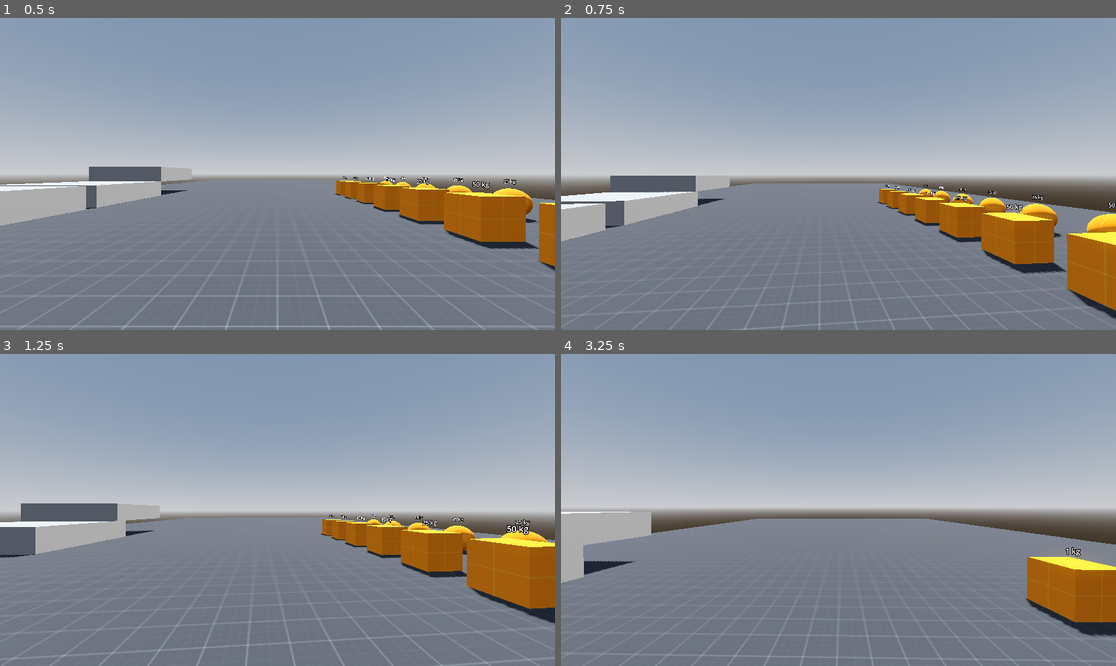
Above: before the commit, frames 1-4 (two rows, left to right).
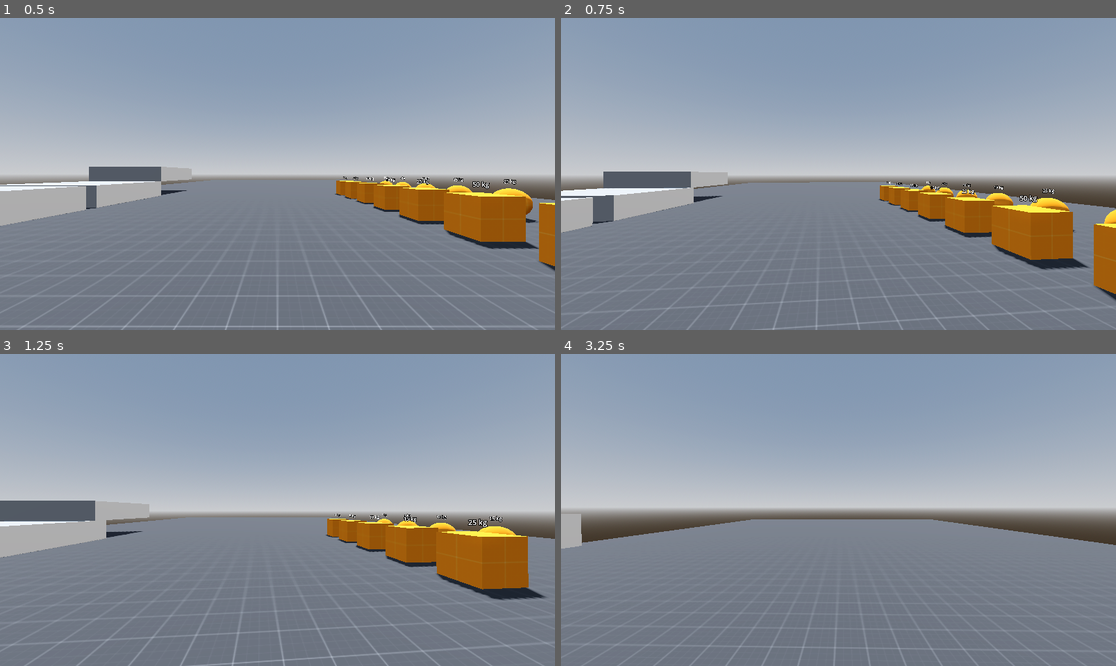
Above: after the commit, the same moments.

Repository: PurportedFish/godot-rigid-character-body-3d
Game: Godot game, scene res://example/test_range.tscn
Two runs of this game, one before a commit and one after it. Both use one fixed random seed, a clock stepped at 60 frames per second and the inputs below.
Inputs (mouse positions are in pixels of both pictures, inside the frame that each line leads up to):
- Up to frame 1 (0.5 s): no input
- Up to frame 2 (0.75 s): tap Enter (ui_accept) at 0.5 s; move the mouse to (866, 174) at 0.52 s; hold Up (ui_up) from 0.53 s (still down)
- Up to frame 3 (1.25 s): keep holding Up (ui_up); tap Enter (ui_accept) at 0.77 s
- Up to frame 4 (3.25 s): keep holding Up (ui_up); move the mouse to (810, 510) at 1.27 s; tap Enter (ui_accept) at 1.52, 3.02 s; move the mouse to (849, 503) at 2.02 s; move the mouse to (832, 516) at 2.77 s

Frame 1 is identical in both runs. In frame 2, 7.5% of the frame differs, in the area x 0-100%, y 49-100%; in frame 3, 6.4%; in frame 4, 5.6%.

Commit message:
Modify example_player script to perform similar to CharacterBody3D template

Diff:
--- a/example/example_player.gd
+++ b/example/example_player.gd
@@ -13,6 +13,7 @@
 func _ready() -> void:
 	super()
 	mass = 60.0
+	acceleration_magnitude = 50.0
 	Input.set_mouse_mode(Input.MOUSE_MODE_CAPTURED)
 
 
@@ -20,12 +21,14 @@
 	var input_dir: Vector2 = Input.get_vector("ui_left", "ui_right", "ui_up", "ui_down")
 	var direction: Vector3 = (body.basis * Vector3(input_dir.x, 0.0, input_dir.y)).normalized()
 
+	linear_damp = 0.0
+
 	if direction or _wants_to_jump:
 		target_velocity.x = SPEED * direction.x
 		target_velocity.z = SPEED * direction.z
 	else:
 		if is_on_floor():
-			linear_velocity *= 0.8
+			linear_damp = 30.0
 		target_velocity.x = 0.0
 		target_velocity.z = 0.0
 
@@ -58,6 +61,4 @@
 	if z_offset < 0.0:
 		move_force.z *= ACCELRATION_CURVE.sample(z_offset)
 
-	print(linear_velocity.length())
-
 	return move_force
--- a/rigid_character_body_3d.gd
+++ b/rigid_character_body_3d.gd
@@ -52,7 +52,7 @@
 ## If a high acceleration and speed are intended for the body but with alternative collision behavior,
 ## consider modifying [member acceleration_magnitude] in [method _integrate_forces] to detect if any
 ## collisions body objects are [RigidBody3D]s and modify the acceleration accordingly.
-var acceleration_magnitude: float = 10.0
+var acceleration_magnitude: float = 15.0
 
 var _initial_parent: Node
 var _state: PhysicsDirectBodyState3D
